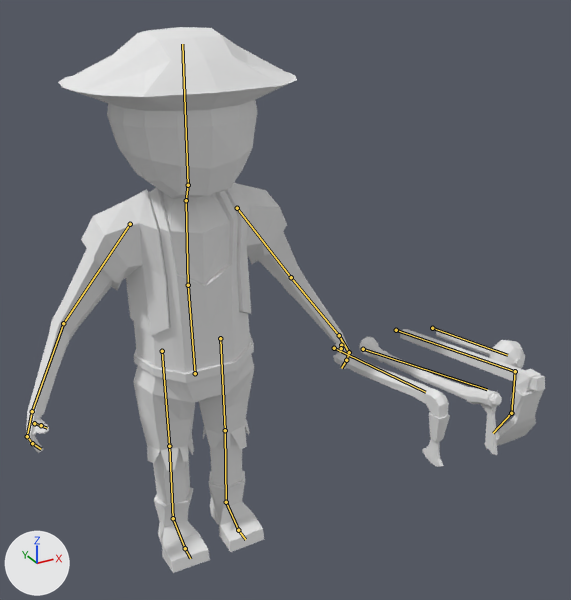
The Blender file Map/Assets/Models/Hittites/Hittite_civil_rack/Hittite_Civil_Rack.blend as it was, and as the next commit left it.
One viewpoint serves both versions: a 50 mm lens placed at (-0.99, -2.45, 2.25), pointed at (0.27, -0.16, 1.11). The axes (+X, +Y, +Z) are drawn at lower left. The lights are the same throughout. The bones that bend it are drawn over the model as lines.
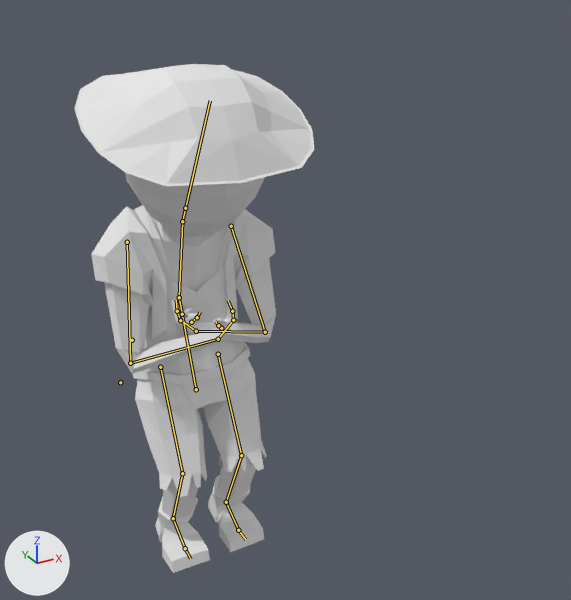
Commit message: Secondary animation hittite miner

The newer file adds an action. The first version stands in its rest pose; the second is drawn at frame 5 of the action 'Hittite_Civil_Rack_Dead'.

What differs and where, as boxes (x1, y1, x2, y2) in the pictures (571 x 600 px):
'Cube', posed (54% narrower, 7% shorter): before (26, 27, 545, 573); after (74, 64, 314, 573)
bone 'abdomen', root to tip: before (195, 373) to (188, 285); after (196, 389) to (179, 297)
bone 'pecho', root to tip: before (188, 285) to (186, 200); after (179, 297) to (182, 221)
bone 'cabeza', root to tip: before (188, 185) to (182, 44); after (185, 208) to (210, 100)
bone 'brazo_L', root to tip: before (237, 208) to (291, 277); after (231, 226) to (265, 332)
bone 'antebrazo_L', root to tip: before (291, 277) to (339, 335); after (265, 332) to (196, 331)
bone 'mano_L', root to tip: before (339, 335) to (349, 352); after (196, 331) to (180, 320)
bone 'Hacha', root to tip: before (334, 348) to (425, 392); after (182, 314) to (182, 314)
bone 'Pick', root to tip: before (363, 349) to (487, 389); after (132, 340) to (132, 340)
bone 'Rack', root to tip: before (396, 330) to (515, 371); after (120, 382) to (120, 382)
bone 'Martillo', root to tip: before (432, 328) to (507, 355); after (180, 320) to (180, 320)
bone 'brazo_R', root to tip: before (130, 224) to (63, 323); after (127, 242) to (130, 363)
bone 'antebrazo_R', root to tip: before (63, 323) to (32, 411); after (130, 363) to (218, 339)
bone 'mano_R', root to tip: before (32, 411) to (27, 436); after (218, 339) to (233, 320)

The change in detail:
Bone 'abdomen' (bone_abdomen) moves from (0.0, 0.0, 0.0) to (0.0, -0.5, -0.01).
Bone 'abdomen' (bone_abdomen) turns from (0, 0, 0) to (-6, -2, -12) degrees about its own x, y and z.
Bone 'pecho' (bone_pecho) turns from (0, 0, 0) to (-9, 1, -1) degrees about its own x, y and z.
Bone 'cabeza' (bone_cabeza) turns from (0, 0, 0) to (-17, 1, 4) degrees about its own x, y and z.
Bone 'brazo_L' (bone_brazo_l) turns from (0, 0, 0) to (-30, -20, -23) degrees about its own x, y and z.
Bone 'antebrazo_L' (bone_antebrazo_l) turns from (0, 0, 0) to (-88, -46, -20) degrees about its own x, y and z.
Bone 'mano_L' (bone_mano_l) turns from (0, 0, 0) to (-2, -2, -21) degrees about its own x, y and z.
Bone 'Hacha' (bone_hacha) moves from (0.0, 0.0, 0.0) to (0.0, 0.0, 0.1).
Bone 'Hacha' (bone_hacha) turns from (0, 0, 0) to (13, -7, -6) degrees about its own x, y and z.
Bone 'Hacha' (bone_hacha) is rescaled from (1.0, 1.0, 1.0) to (0.0, 0.0, 0.0).
Bone 'Pick' (bone_pick) is rescaled from (1.0, 1.0, 1.0) to (0.0, 0.0, 0.0).
Bone 'Rack' (bone_rack) is rescaled from (1.0, 1.0, 1.0) to (0.0, 0.0, 0.0).
Bone 'Martillo' (bone_martillo) moves from (0.0, 0.0, 0.0) to (-3.66, 0.32, -0.25).
Bone 'Martillo' (bone_martillo) turns from (0, 0, 0) to (28, 0, 0) degrees about its own x, y and z.
Bone 'Martillo' (bone_martillo) is rescaled from (1.0, 1.0, 1.0) to (0.0, 0.0, 0.0).
Bone 'brazo_R' (bone_brazo_r) turns from (0, 0, 0) to (-30, 20, 23) degrees about its own x, y and z.
Bone 'antebrazo_R' (bone_antebrazo_r) turns from (0, 0, 0) to (-68, 50, 28) degrees about its own x, y and z.
Bone 'mano_R' (bone_mano_r) turns from (0, 0, 0) to (-15, 15, 16) degrees about its own x, y and z.
